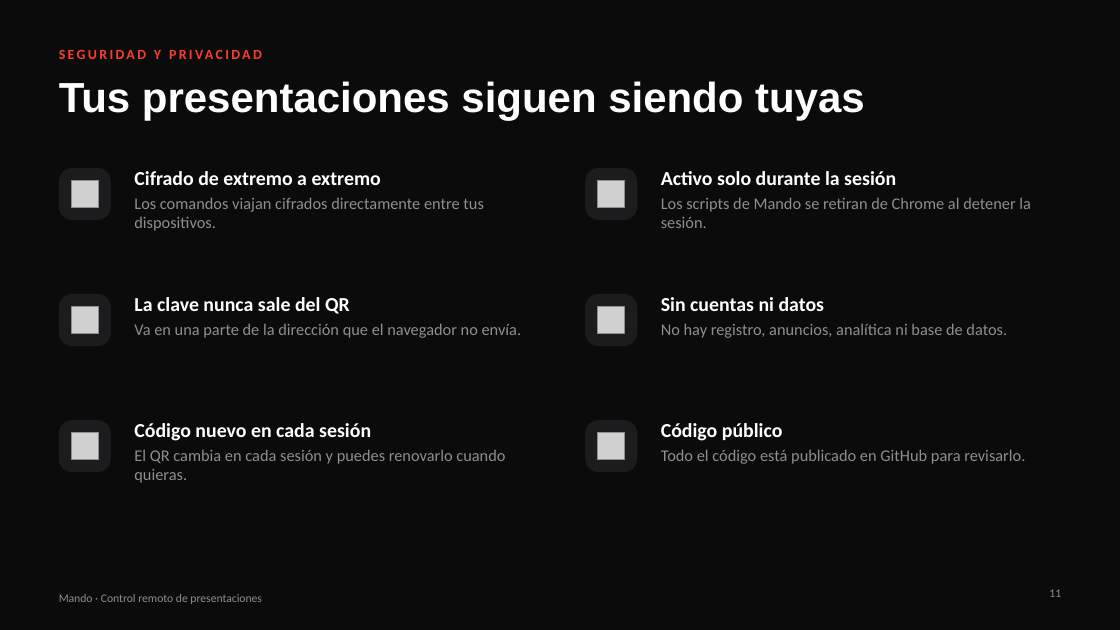
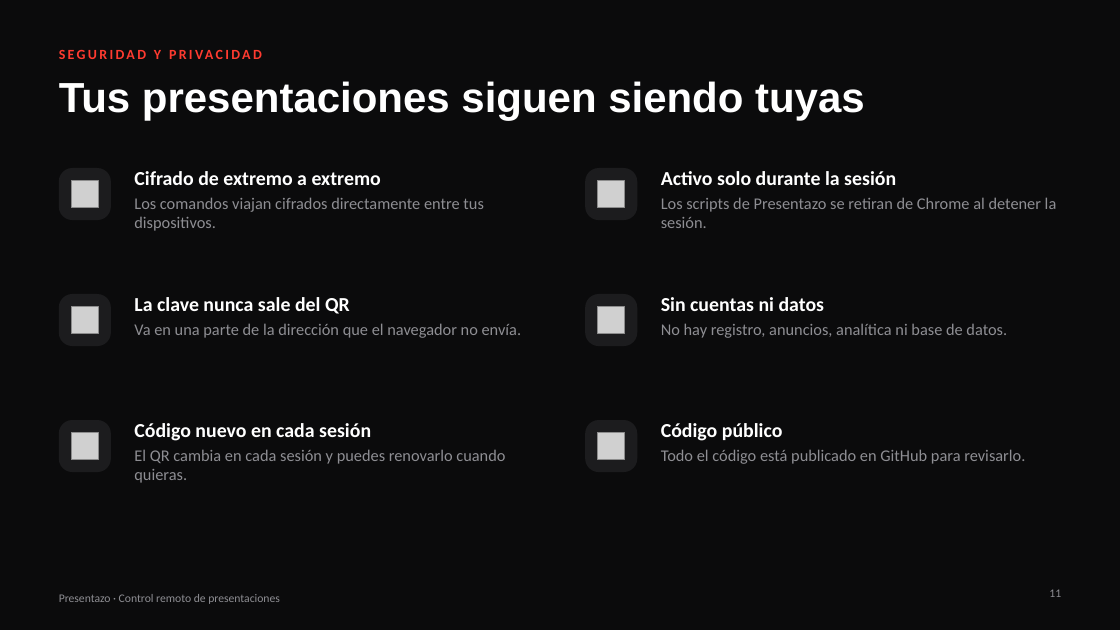
Before and after one commit to mjmc4498/mando, a slide deck: slide 11 of presentacion/mando.pptx. Drawn at 1120x630 pixels with LibreOffice and Linux fonts; fonts in the diff are those of the drawing; grey boxes stand for pictures. Boxes give left, top, right and bottom in pixels: in the first picture for what was removed or moved away, otherwise in the second. Text is boxed around its words. In the diff, an @@ line names an element or a change of style, - is before the commit and + after.

```diff
--- a/presentacion/mando.pptx
+++ b/presentacion/mando.pptx
@@ text at bbox=[661, 197, 1057, 228]: text changed @@
-Los scripts de Mando se retiran de Chrome al detener la sesión.
+Los scripts de Presentazo se retiran de Chrome al detener la sesión.
@@ text at bbox=[59, 594, 280, 604]: text changed @@
-Mando · Control remoto de presentaciones
+Presentazo · Control remoto de presentaciones
```
Also in this commit, not shown: 13 other slides changed, 1 other file.
